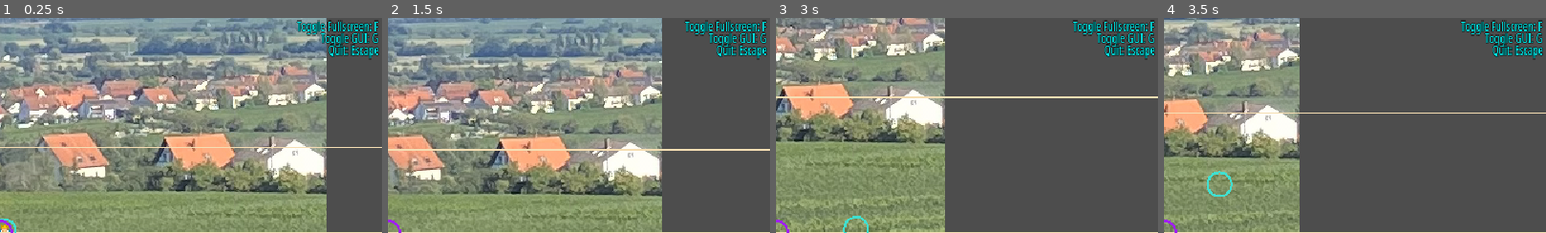
Above: before the commit, frames 1-4 (left to right).
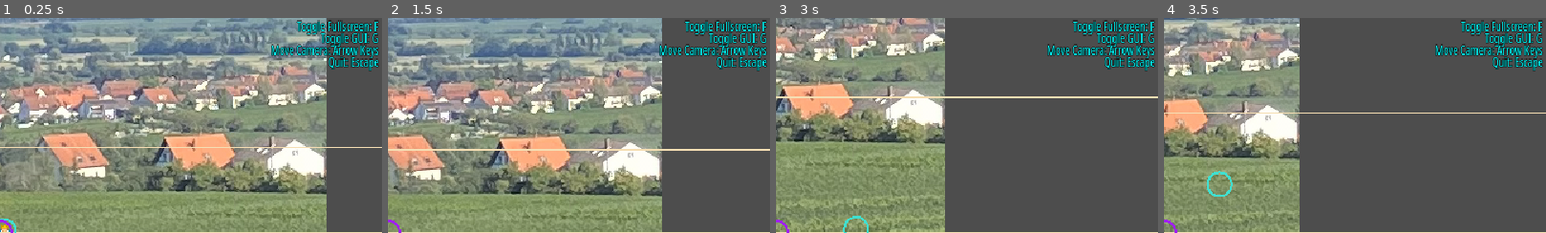
Above: after the commit, the same moments.

Repository: Toxe/godot-pixel-style
Game: Godot game, scene res://scenes/main.tscn
Same seed, same stepped clock (60 frames per second), same inputs: the game is played once before the commit and once after it.
Inputs:
- Up to frame 1 (0.25 s): no input
- Up to frame 2 (1.5 s): tap Enter at 0.5 s; hold Right (ui_right) 0.53-1.28 s; hold G (toggle_gui) 0.53-1.28 s; hold Down (ui_down) from 1.28 s (still down); tap G (toggle_gui) at 1.35 s
- Up to frame 3 (3 s): release Down (ui_down) at 2.03 s; hold Right (ui_right) 2.03-2.78 s; hold G (toggle_gui) 2.03-2.78 s; hold Up (ui_up) from 2.78 s (still down); tap G (toggle_gui) at 2.85 s
- Up to frame 4 (3.5 s): keep holding Up (ui_up)
The pictures show only the part of the screen within x 50-100%, y 0-50%; the shares and areas given below are measured in that part.

The runs differ from the first frame. In frame 1, 1.6% of the frame differs, in the area x 71-100%, y 12-25%; in frame 2, 1.5%; in frame 3, 1.5%; in frame 4, 1.5%.

Commit message:
Show camera movement hotkeys

Diff:
--- a/PixelStyle/scenes/gui.tscn
+++ b/PixelStyle/scenes/gui.tscn
@@ -81,6 +81,7 @@
 size_flags_vertical = 0
 text = "Toggle Fullscreen: F
 Toggle GUI: G
+Move Camera: Arrow Keys
 Quit: Escape"
 horizontal_alignment = 2
 
